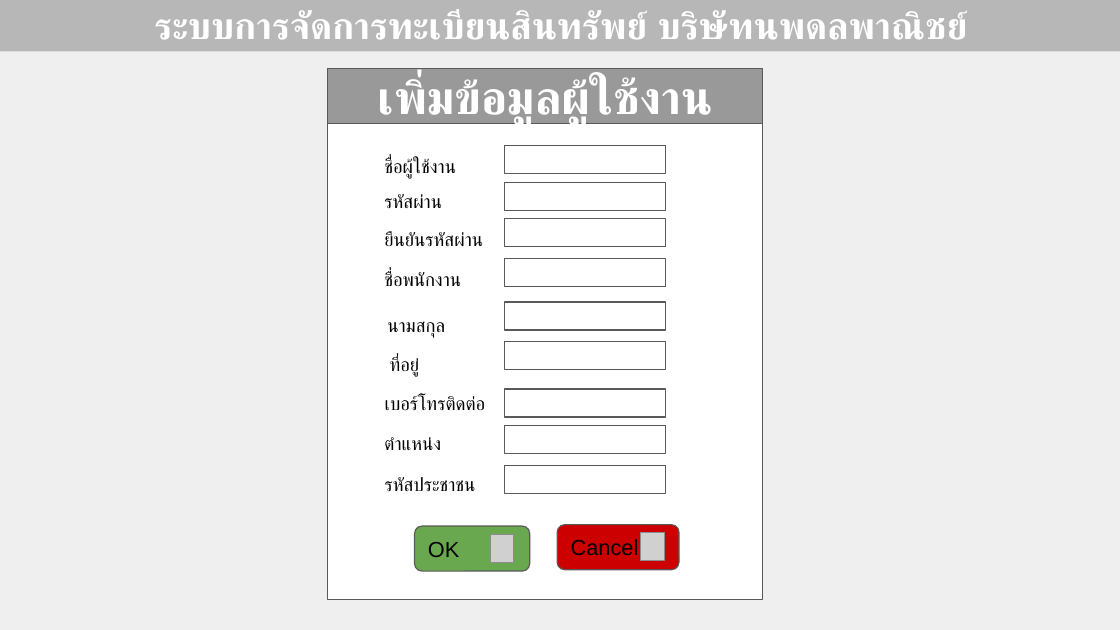
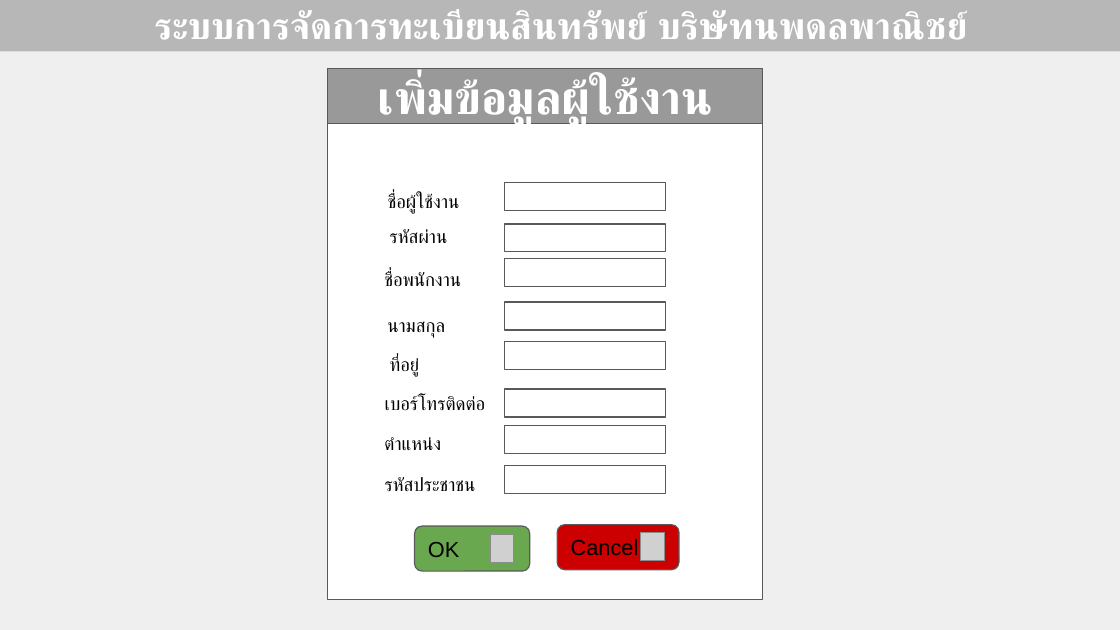
Before and after one commit to itnopadol/Program_asset_register, a slide deck: slide 5 of ออกแบบโปรเจคทะเบียนสินทรัพย์.pptx (slide 4 before the commit). Drawn at 1120x630 pixels with LibreOffice and Linux fonts; fonts in the diff are those of the drawing; grey boxes stand for pictures. Boxes give left, top, right and bottom in pixels: in the first picture for what was removed or moved away, otherwise in the second. Text is boxed around its words. In the diff, an @@ line names an element or a change of style, - is before the commit and + after.

```diff
--- a/ออกแบบโปรเจคทะเบียนสินทรัพย์.pptx
+++ b/ออกแบบโปรเจคทะเบียนสินทรัพย์.pptx
@@ rectangle removed at box(504, 146, 665, 174) @@
@@ text "ชื่อผู้ใช้งาน": place and size @@
-text "ชื่อผู้ใช้งาน" at box(384, 159, 456, 179)
+text "ชื่อผู้ใช้งาน" at box(388, 194, 460, 214)
@@ text "รหัสผ่าน": place and size @@
-text "รหัสผ่าน" at box(384, 194, 442, 208)
+text "รหัสผ่าน" at box(390, 229, 448, 243)
@@ text removed at box(384, 232, 483, 246) @@
-ยืนยันรหัสผ่าน
@@ rectangle: place and size @@
-rectangle at box(504, 218, 665, 246)
+rectangle at box(504, 224, 665, 252)
```
Also in this commit, not shown: 7 other slides changed, 7 slides added, 1 slide removed.
